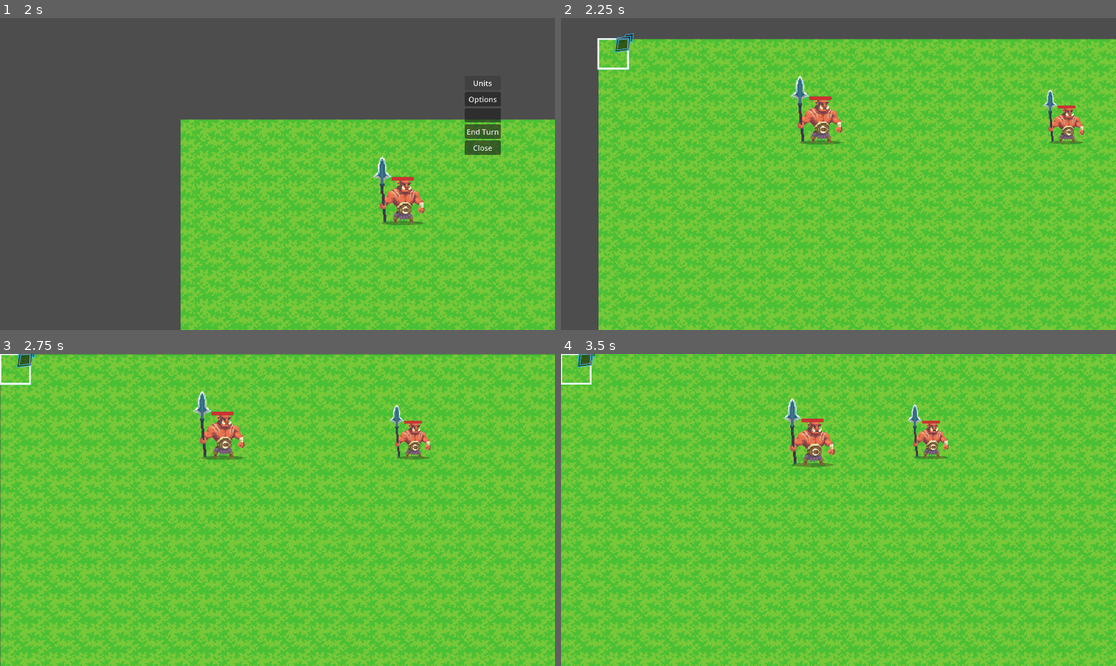
Above: before the commit, frames 1-4 (two rows, left to right).
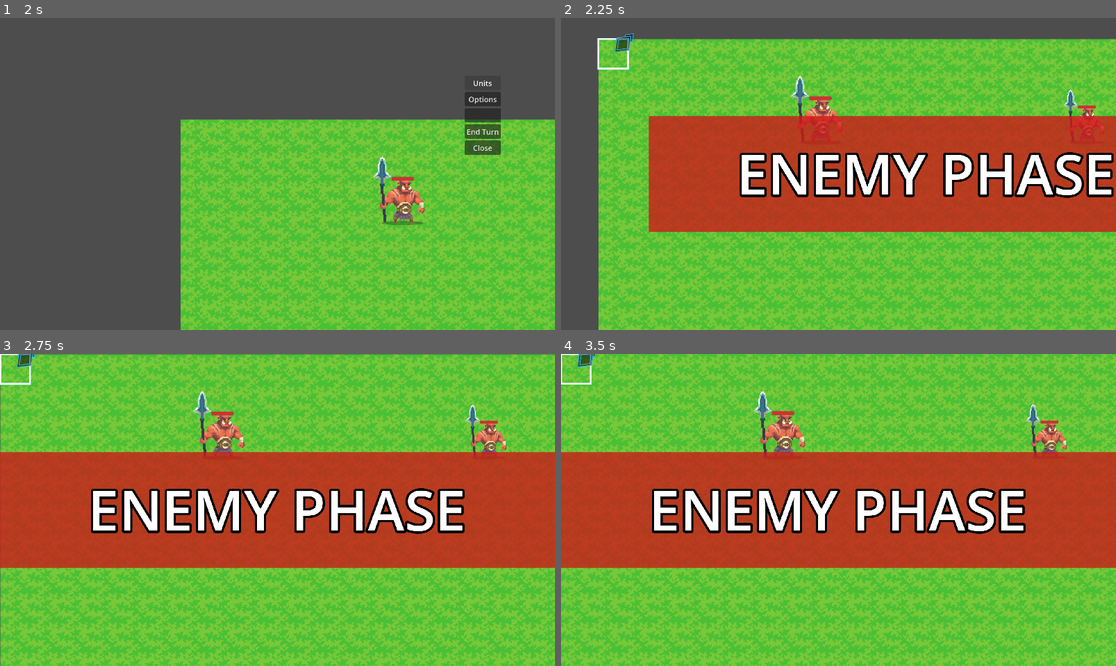
Above: after the commit, the same moments.

Repository: TheKangGaming/bloomblight
Game: Godot game, scene res://scenes/level/game.tscn
The game is run twice, just before and just after one commit, with the same random seed, the same clock (stepped at 60 frames per second) and the same inputs.
Inputs (mouse positions are in pixels of both pictures, inside the frame that each line leads up to):
- Up to frame 1 (2 s): tap Enter (ui_accept) at 0.5, 0.77 s; move the mouse to (399, 158) at 0.52 s; hold D (right) 0.53-1.25 s; tap C at 0.6 s; click (399, 158) at 0.67 s; click "Units" at 1.25 s
- Up to frame 2 (2.25 s): click "End Turn" at 2 s
- Up to frame 3 (2.75 s): no input
- Up to frame 4 (3.5 s): move the mouse to (727, 525) at 2.77 s; hold S (down) from 2.78 s (still down); tap Space (action) at 2.85 s; tap Enter (ui_accept) at 3.02 s; tap C at 3.05 s

Frame 1 is identical in both runs. In frame 2, 32% of the frame differs, in the area x 15-100%, y 22-69%; in frame 3, 38%; in frame 4, 39%, in the area x 0-100%, y 11-69%.

Commit message:
Turn Banners

Diff:
--- a/GameBoard/GameBoard.gd
+++ b/GameBoard/GameBoard.gd
@@ -454,7 +454,6 @@
 
 ## To be called by the Action Menu when the player chooses "Wait"
 func finish_unit_turn() -> void:
-	# Make the unit grey out to show their turn is over
 	if _active_unit:
 		var visuals = _active_unit.get_node_or_null("PathFollow2D/Visuals")
 		if visuals:
@@ -466,7 +465,19 @@
 		$ActionMenu.hide()
 
 	_deselect_active_unit()
-	_cursor.is_active = true
+
+	# --- NEW: Check if all player units have acted ---
+	var all_done = true
+	for cell in _units:
+		var unit = _units[cell]
+		if not unit.is_enemy and not unit.is_wait:
+			all_done = false
+			break
+
+	if all_done:
+		end_player_phase()
+	else:
+		_cursor.is_active = true
 
 ## Called when the player presses "End Turn" or all player units are exhausted
 func end_player_phase() -> void:
@@ -533,7 +544,8 @@
 
 ## Loops through all enemies and lets them act
 func start_enemy_phase() -> void:
-	print("ENEMY PHASE START")
+	# Fire the Red Banner!
+	await _show_phase_banner("ENEMY PHASE", Color(0.8, 0.1, 0.1))
 
 	# 1. Gather all living enemies currently on the board
 	var enemies = []
@@ -603,19 +615,20 @@
 
 ## Wakes all player units up and hands control back to the player
 func start_player_phase() -> void:
-	print("PLAYER PHASE START")
 	current_phase = TurnPhase.PLAYER
+
+	# Fire the Blue Banner!
+	await _show_phase_banner("PLAYER PHASE", Color(0.1, 0.4, 0.8))
 
 	# Wake up all player units!
 	for cell in _units:
 		var unit = _units[cell]
-		if not unit.is_enemy: # If it's a player unit
+		if not unit.is_enemy:
 			unit.is_wait = false
 			var visuals = unit.get_node_or_null("PathFollow2D/Visuals")
 			if visuals:
 				visuals.modulate = Color.WHITE
 
-	# Hand control back to the player
 	_cursor.is_active = true
 
 ## Enters the targeting state, drawing red squares around the unit's current position
@@ -752,3 +765,47 @@
 	if _forecast_ui_node:
 		_forecast_ui_node.queue_free()
 		_forecast_ui_node = null
+
+## Generates a cinematic banner that sweeps across the screen
+func _show_phase_banner(text: String, bg_color: Color) -> void:
+	_cursor.is_active = false # Lock input while animating
+
+	var canvas = CanvasLayer.new()
+	canvas.layer = 100 # Ensure it sits above all other UI
+	add_child(canvas)
+
+	var screen_size = get_viewport_rect().size
+
+	var band = ColorRect.new()
+	band.color = bg_color
+	band.color.a = 0.8
+	band.size = Vector2(screen_size.x, 100)
+
+	# Start completely off-screen to the right
+	band.position = Vector2(screen_size.x, (screen_size.y / 2.0) - 50)
+	canvas.add_child(band)
+
+	var label = Label.new()
+	label.text = text
+	label.set_anchors_preset(Control.PRESET_FULL_RECT)
+	label.horizontal_alignment = HORIZONTAL_ALIGNMENT_CENTER
+	label.vertical_alignment = VERTICAL_ALIGNMENT_CENTER
+	label.add_theme_font_size_override("font_size", 48)
+	label.add_theme_color_override("font_color", Color.WHITE)
+	label.add_theme_color_override("font_outline_color", Color.BLACK)
+	label.add_theme_constant_override("outline_size", 8)
+	band.add_child(label)
+
+	var tween = create_tween()
+	var center_x = 0
+	var end_x = -screen_size.x
+
+	# Slide in fast
+	tween.tween_property(band, "position:x", center_x, 0.4).set_trans(Tween.TRANS_CUBIC).set_ease(Tween.EASE_OUT)
+	# Hold for the player to read
+	tween.tween_interval(1.0)
+	# Slide out fast
+	tween.tween_property(band, "position:x", end_x, 0.4).set_trans(Tween.TRANS_CUBIC).set_ease(Tween.EASE_IN)
+
+	await tween.finished
+	canvas.queue_free()
